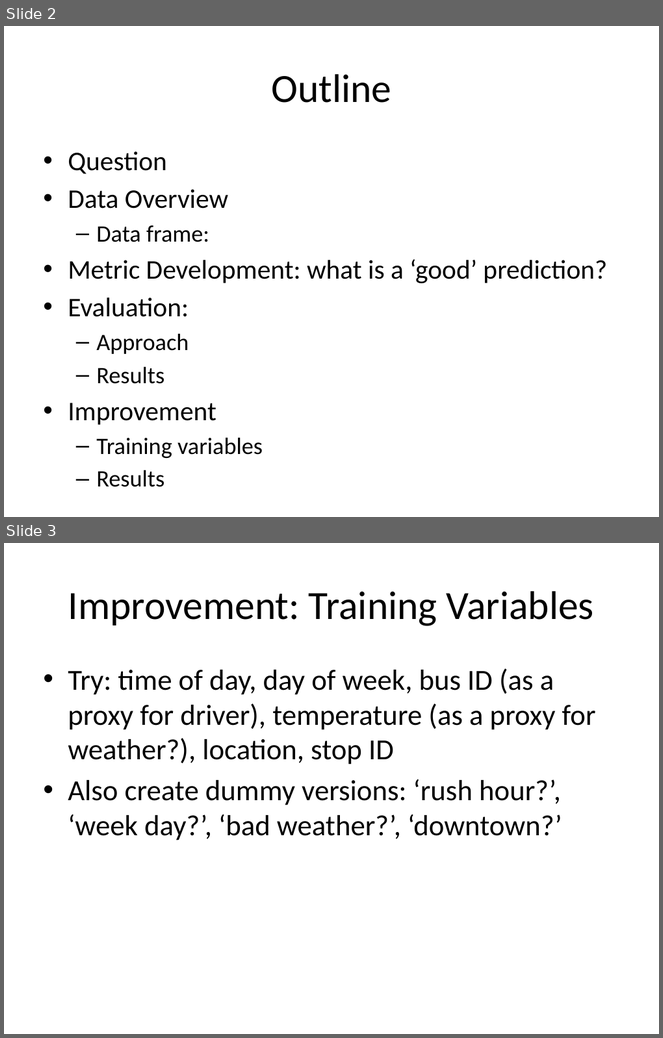
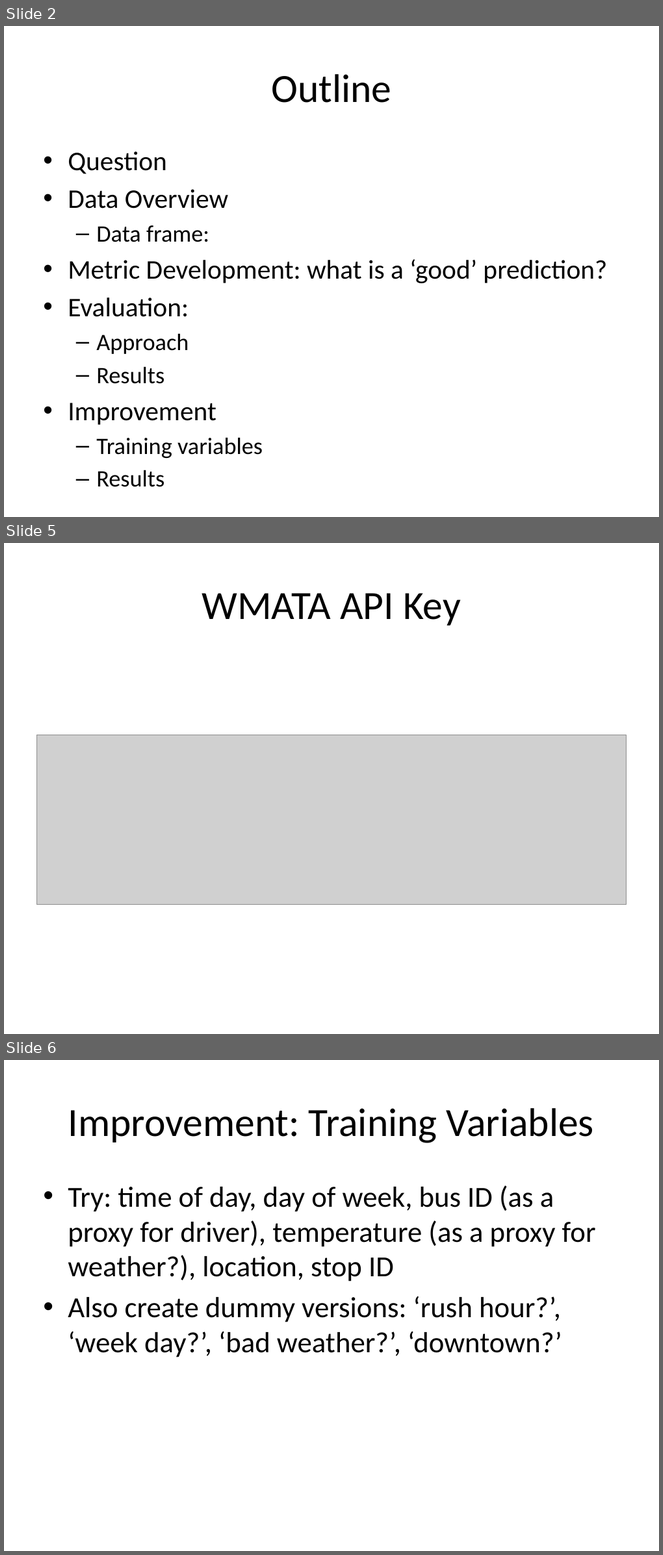
Before and after one commit to afcarl/MetroMetric, a slide deck: Notes on MetroMetric.pptx. Shown one above the other, each under a label of ours: slides 2 and 3 before the commit, slides 2, 5 and 6 after it; the slides between them are not shown. The pictures are 663x1038 and 663x1555 pixels, drawn with LibreOffice and Linux fonts; fonts in the diff are those of the drawing; grey boxes stand for pictures. Boxes give left, top, right and bottom in pixels: in the first picture for what was removed or moved away, otherwise in the second. Text is boxed around its words. In the diff, an @@ line names an element or a change of style, - is before the commit and + after.

```diff
--- a/Notes on MetroMetric.pptx
+++ b/Notes on MetroMetric.pptx
@@ slide 5 added at (x1=4, y1=543, x2=659, y2=1034), background #FFFFFF @@
@@ title added at (x1=202, y1=593, x2=461, y2=626), 44 pt, text #000000 @@
+WMATA API Key
@@ picture added at (x1=36, y1=735, x2=627, y2=904) @@
@@ what was slide 3 is now slide 6 @@
```
Also in this commit, not shown: 2 other slides added, 28 other files.
